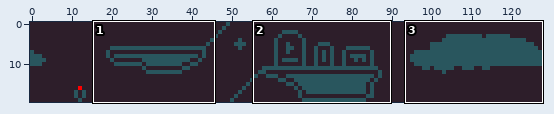
Two versions of one sprite sheet, chunks/sky/cc0.png. The picture above shows the old version from afar; the outline marks the close-up.
Close-up. Before the edit:
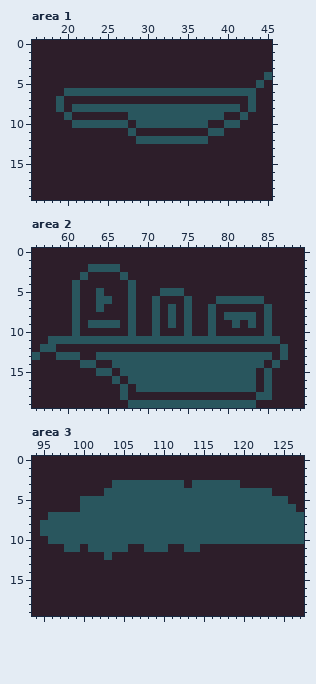
The file is 128x20 pixels. Shown: area 1: x 16..45, y 0..19; area 2: x 56..89, y 0..19; area 3: x 94..127, y 0..19.
New version:
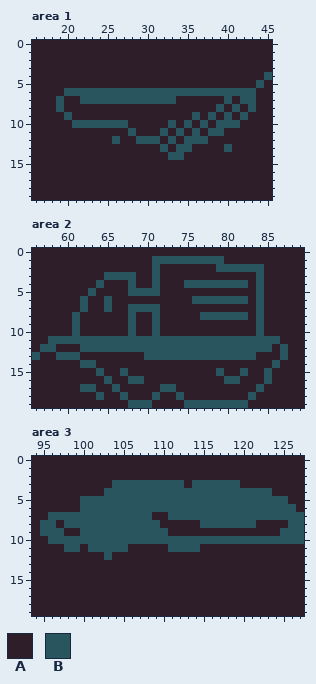
Palette (. is transparent): A #2d1e2a  B #29565e
From old to new:
Changed rows in their new state; - is an unchanged pixel.
Area 1:
first column x 21:
 7 -BBBBBBBBBBBB------B-B
 8 AAAAAAAAAAAAAAAAAA-A--
 9 -------AAAAAAAA-A-AB--
10 --------AAAA-A-A--B---
11 -----------B-B-B------
12 -----B-----A-A--------
13 -----------B-BB----B--
14 ------------BB--------
Area 2:
first column x 61:
 1 ----------BBBBBBBBB------
 2 --AAAA----B-------BBBBBB-
 3 -A--BB-B--B------------B-
 4 A--B------B---BBBBBBBB-B-
 5 A-BA----BBBAAA---------B-
 6 AB-A---A--A---ABBB----A--
 7 AB-AB---BB--A-A--A-----BA
 8 ------------A-A-B-B---ABA
 9 --AAAA------A-A--A--A-ABA
10 --------------A--A-----BA
12 -BBBBBBBBBBBBBBBBBBBBBBBB
13 ---AAAAAA--------------AA
14 -----AAAAAAAAAAAAAAAAAAA-
15 ----A--AAAAAAAAAAA-AA-A--
16 ----BA---AAAAAAAAAA--AA--
17 -BB--BA-AAA--AAAAAAAAAABA
18 ---B------B--B--------BAA
19 ----------AAAA--------A--
Area 3:
first column x 97:
 7 ------------AA---------------
 8 A------------AAAAA-------AAAA
 9 -AA-----------AAAAAAAAAAAAAA-
11 -----------AAABB-------------
Where, in picture pixels (left, top, right, bottom), the same in both close-ups:
changed: (72, 96, 248, 160)
changed: (72, 256, 272, 408)
changed: (144, 512, 288, 552)
changed: (56, 520, 80, 536)
